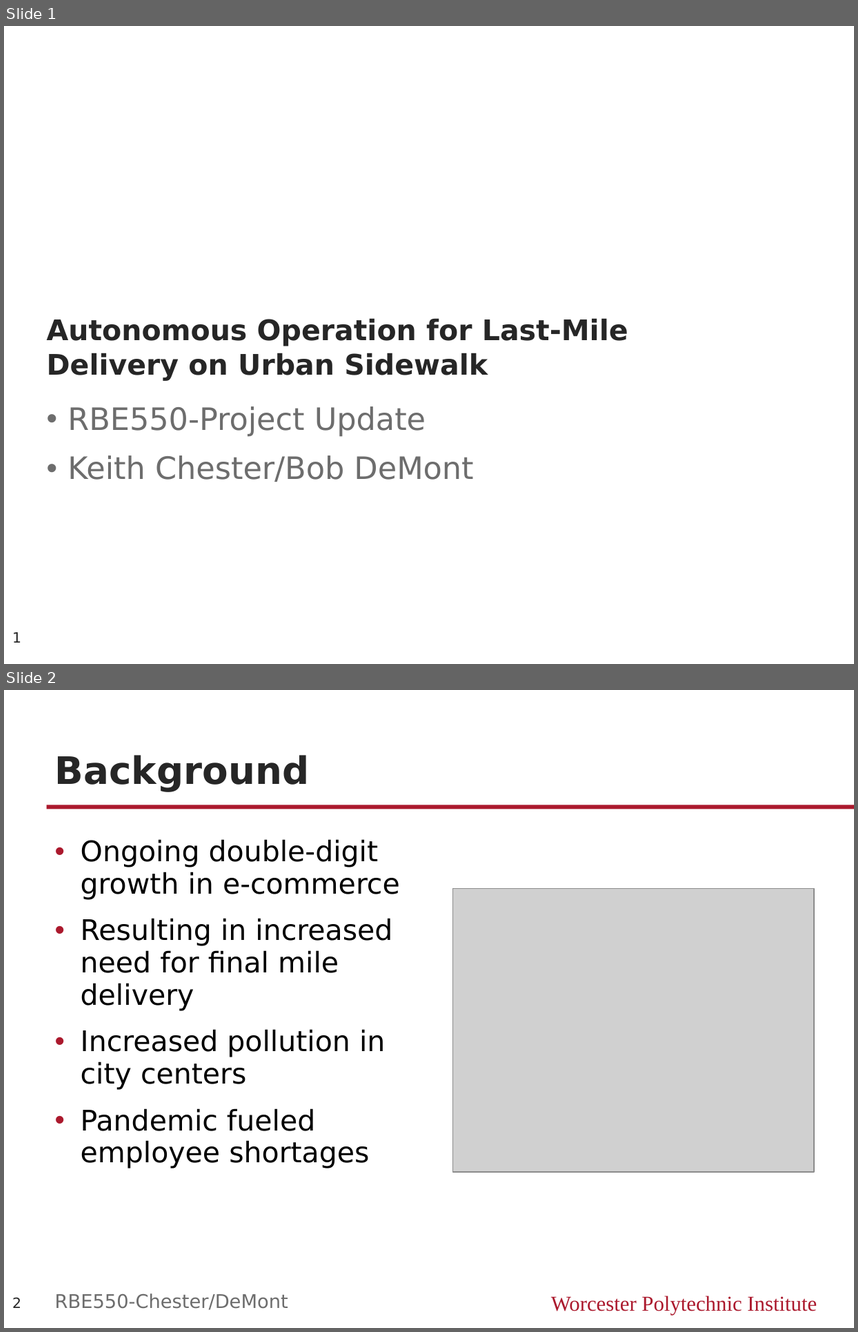
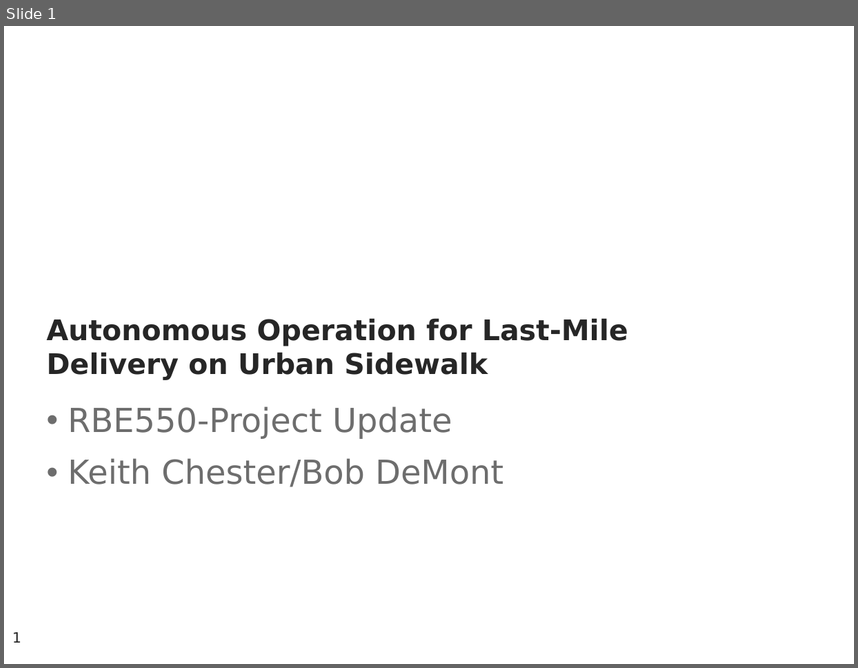
Before and after one commit to hlfshell/rbe550-project, a slide deck: docs/update/ProjUpdate.pptx. Shown one above the other, each under a label of ours: slides 1 and 2 before the commit, slide 1 after it. The pictures are 858x1332 and 858x668 pixels, drawn with LibreOffice and Linux fonts; fonts in the diff are those of the drawing; grey boxes stand for pictures; background and template pictures are left out. Boxes give left, top, right and bottom in pixels: in the first picture for what was removed or moved away, otherwise in the second. Text is boxed around its words. In the diff, an @@ line names an element or a change of style, - is before the commit and + after.

```diff
--- a/docs/update/ProjUpdate.pptx
+++ b/docs/update/ProjUpdate.pptx
@@ slide 2 removed at (x1=4, y1=690, x2=854, y2=1328), background #FFFFFF @@
@@ title removed at (x1=55, y1=755, x2=310, y2=792) @@
-Background
@@ rectangle removed at (x1=47, y1=805, x2=854, y2=809) @@
@@ text removed at (x1=81, y1=839, x2=400, y2=1168) @@
-• Ongoing double-digit growth in e-commerce
-• Resulting in increased need for final mile delivery
-• Increased pollution in city centers
-• Pandemic fueled employee shortages
@@ picture removed at (x1=452, y1=888, x2=814, y2=1171) @@
@@ page number removed at (x1=12, y1=1297, x2=21, y2=1308) @@
-2
@@ text removed at (x1=55, y1=1293, x2=288, y2=1310) @@
-RBE550-Chester/DeMont
@@ text removed at (x1=551, y1=1295, x2=817, y2=1314) @@
-Worcester Polytechnic Institute
@@ slide 1 changed as well @@
@@ subtitle "RBE550-Project Update" at (x1=67, y1=406, x2=504, y2=487): size 26 to 28 pt @@
```
Also in this commit, not shown: 1 other slide changed, 2 slides added, 1 other file.
